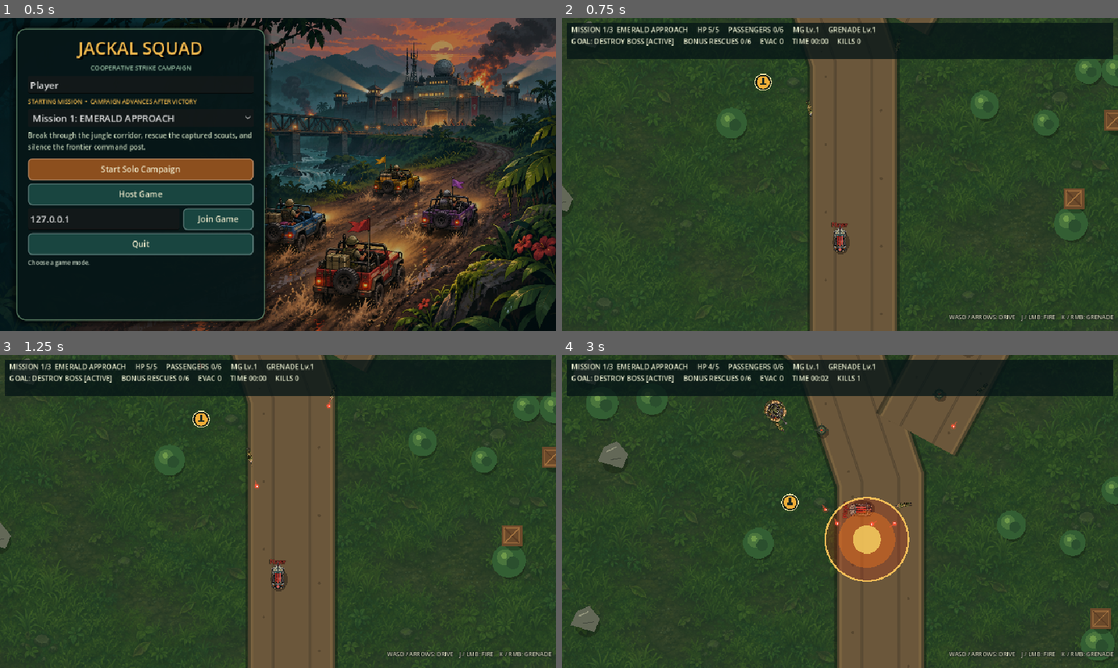
Above: before the commit, frames 1-4 (two rows, left to right).
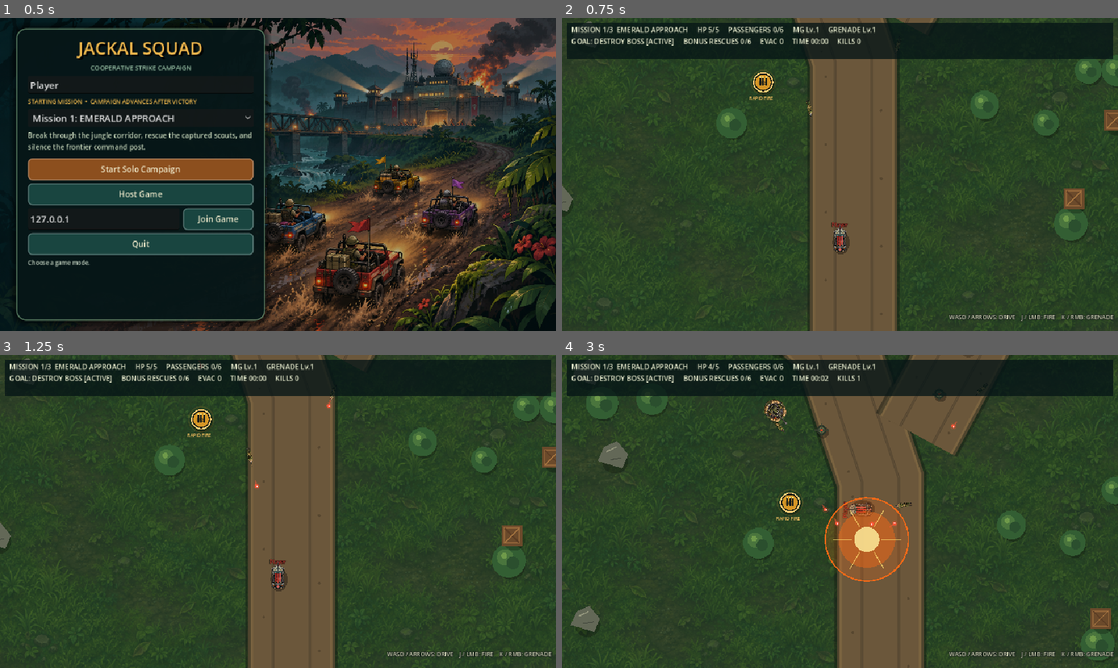
Above: after the commit, the same moments.

Repository: Brolton/Jackal-Squad
Game: Godot game, scene res://scenes/main.tscn
The game is run twice, just before and just after one commit, with the same random seed, the same clock (stepped at 60 frames per second) and the same inputs.
Inputs (mouse positions are in pixels of both pictures, inside the frame that each line leads up to):
- Up to frame 1 (0.5 s): no input
- Up to frame 2 (0.75 s): click "Start Solo Campaign" at 0.5 s
- Up to frame 3 (1.25 s): no input
- Up to frame 4 (3 s): tap Enter at 1.25 s; move the mouse to (812, 574) at 1.27 s; hold J (fire_primary) 1.28-2.03 s; hold W (move_up) 1.28-2.78 s; click (812, 574) at 1.42 s; tap Space at 1.52, 2.27 s; move the mouse to (1006, 558) at 2.02 s; tap K (fire_secondary) at 2.1 s; move the mouse to (673, 464) at 2.77 s; hold A (move_left) from 2.78 s (still down); tap Ctrl at 2.85 s

Frame 1 is identical in both runs. In frame 2, 0.3% of the frame differs, in the area x 33-39%, y 16-27%; in frame 3, 0.3%; in frame 4, 1.0%, in the area x 38-63%, y 42-73%.

Commit message:
Make weapon upgrades unmistakable

Diff:
--- a/scripts/audio_director.gd
+++ b/scripts/audio_director.gd
@@ -65,7 +65,7 @@
 		"music_seconds": float(MUSIC_BEATS) * BEAT_SECONDS,
 		"music_samples": int(float(MUSIC_BEATS) * BEAT_SECONDS * SAMPLE_RATE),
 		"tempo_bpm": 148,
-		"sfx": [&"shot", &"enemy_shot", &"grenade_throw", &"explosion", &"pickup", &"hit", &"trample", &"soldier_death"],
+		"sfx": [&"shot", &"enemy_shot", &"grenade_throw", &"explosion", &"pickup", &"upgrade_gun", &"upgrade_blast", &"grenade_blast_0", &"grenade_blast_1", &"grenade_blast_2", &"grenade_blast_3", &"hit", &"trample", &"soldier_death"],
 		"engine_loop": true,
 	}
 
@@ -133,6 +133,12 @@
 		&"hit": 0.16,
 		&"trample": 0.22,
 		&"soldier_death": 0.44,
+		&"upgrade_gun": 0.42,
+		&"upgrade_blast": 0.48,
+		&"grenade_blast_0": 0.48,
+		&"grenade_blast_1": 0.52,
+		&"grenade_blast_2": 0.56,
+		&"grenade_blast_3": 0.62,
 	}.get(kind, 0.20))
 	var sample_count := int(duration * SAMPLE_RATE)
 	var bytes := PackedByteArray()
@@ -156,6 +162,22 @@
 				var notes: Array[int] = [72, 76, 79, 84]
 				var note: int = notes[mini(notes.size() - 1, int(progress * notes.size()))]
 				sample = _square(time, _midi_frequency(note), 0.28) * 0.24
+			&"upgrade_gun":
+				var gun_notes: Array[int] = [67, 72, 76, 79, 84]
+				var gun_note: int = gun_notes[mini(gun_notes.size() - 1, int(progress * gun_notes.size()))]
+				sample = _square(time, _midi_frequency(gun_note), 0.22) * 0.27 + _triangle(time, _midi_frequency(gun_note - 12)) * 0.10
+			&"upgrade_blast":
+				var blast_notes: Array[int] = [52, 59, 64, 71]
+				var blast_note: int = blast_notes[mini(blast_notes.size() - 1, int(progress * blast_notes.size()))]
+				sample = _square(time, _midi_frequency(blast_note), 0.38) * 0.25 + sin(TAU * _midi_frequency(blast_note + 12) * time) * 0.12
+			&"grenade_blast_0", &"grenade_blast_1", &"grenade_blast_2", &"grenade_blast_3":
+				var blast_level := String(kind).right(1).to_int()
+				var boom_frequency := lerpf(86.0 + blast_level * 16.0, 31.0, progress)
+				sample = noise * (0.42 + blast_level * 0.035) + sin(TAU * boom_frequency * time) * 0.30
+				if blast_level >= 1:
+					sample += _square(time, 180.0 + blast_level * 70.0, 0.18) * 0.08
+				if blast_level >= 3:
+					sample += sin(TAU * 720.0 * time) * pow(1.0 - progress, 4.0) * 0.10
 			&"hit":
 				sample = noise * 0.35 + _square(time, 120.0, 0.5) * 0.18
 			&"trample":
@@ -207,6 +229,9 @@
 		&"grenade_throw": return -10.0
 		&"explosion": return -7.0
 		&"pickup": return -8.0
+		&"upgrade_gun": return -5.0
+		&"upgrade_blast": return -5.0
+		&"grenade_blast_0", &"grenade_blast_1", &"grenade_blast_2", &"grenade_blast_3": return -6.0
 		&"hit": return -9.0
 		&"trample": return -11.0
 		&"soldier_death": return -7.0
--- a/scripts/grenade.gd
+++ b/scripts/grenade.gd
@@ -5,6 +5,7 @@
 var direction := Vector2.UP
 var shooter: Node2D
 var visual_only := false
+var upgrade_level := 0
 var _age := 0.0
 var _exploded := false
 var _animation_left := 0.22
@@ -21,13 +22,15 @@
 	travel_direction: Vector2,
 	source: Node2D,
 	cosmetic_only: bool = false,
-	blast_range: float = 92.0
+	blast_range: float = 92.0,
+	visual_upgrade_level: int = 0
 ) -> void:
 	position = spawn_position
 	direction = travel_direction.normalized()
 	shooter = source
 	visual_only = cosmetic_only
 	blast_radius = blast_range
+	upgrade_level = clampi(visual_upgrade_level, 0, 3)
 	collision_layer = 0
 	collision_mask = 0 if visual_only else 69
 
@@ -52,7 +55,7 @@
 	if _exploded:
 		return
 	_exploded = true
-	AudioDirector.play_sfx(&"explosion")
+	AudioDirector.play_sfx(StringName("grenade_blast_%d" % upgrade_level))
 	_collision_shape.set_deferred("disabled", true)
 	monitoring = false
 
@@ -86,10 +89,17 @@
 
 func _draw() -> void:
 	if _exploded:
-		draw_circle(Vector2.ZERO, blast_radius, Color(0.82, 0.16, 0.05, 0.22))
-		draw_circle(Vector2.ZERO, blast_radius * 0.68, Color(1.0, 0.48, 0.10, 0.38))
-		draw_circle(Vector2.ZERO, blast_radius * 0.34, Color(1.0, 0.88, 0.42, 0.72))
-		draw_arc(Vector2.ZERO, blast_radius, 0.0, TAU, 48, Color(1.0, 0.79, 0.36, 0.9), 4.0)
+		var blast_colors := [Color(1.0, 0.42, 0.08), Color(1.0, 0.72, 0.12), Color(1.0, 0.28, 0.10), Color(0.34, 0.86, 1.0)]
+		var color: Color = blast_colors[upgrade_level]
+		draw_circle(Vector2.ZERO, blast_radius, Color(color.r, color.g, color.b, 0.20))
+		draw_circle(Vector2.ZERO, blast_radius * 0.68, Color(color.r, color.g, color.b, 0.42))
+		draw_circle(Vector2.ZERO, blast_radius * 0.30, Color(1.0, 0.94, 0.62, 0.82))
+		for ring in range(1 + upgrade_level):
+			var ring_radius := blast_radius * (1.0 - float(ring) * 0.17)
+			draw_arc(Vector2.ZERO, ring_radius, 0.0, TAU, 48, Color(color.r, color.g, color.b, 0.92 - ring * 0.16), 3.0 + upgrade_level)
+		for spark in range(6 + upgrade_level * 3):
+			var direction := Vector2.from_angle(TAU * float(spark) / float(6 + upgrade_level * 3))
+			draw_line(direction * blast_radius * 0.35, direction * blast_radius * 0.82, Color(1.0, 0.88, 0.44, 0.70), 2.0)
 	else:
-		draw_circle(Vector2.ZERO, 7.0, Color(0.48, 0.54, 0.25))
+		draw_circle(Vector2.ZERO, 7.0 + upgrade_level, Color(0.32, 0.58 + upgrade_level * 0.08, 0.34 + upgrade_level * 0.12))
 		draw_circle(Vector2(-2.0, -2.0), 2.0, Color(0.86, 0.84, 0.57))
--- a/scripts/network_session.gd
+++ b/scripts/network_session.gd
@@ -236,18 +236,19 @@
 	direction: Vector2,
 	hostile: bool,
 	damage: int,
-	speed: float
+	speed: float,
+	visual_level: int = 0
 ) -> void:
 	if not is_networked or not is_host:
 		return
 	for peer_id in connected_peer_ids():
-		rpc_id(peer_id, "rpc_show_projectile", spawn_position, direction, hostile, damage, speed)
-
-func spawn_grenade_visual(spawn_position: Vector2, direction: Vector2, blast_radius: float) -> void:
+		rpc_id(peer_id, "rpc_show_projectile", spawn_position, direction, hostile, damage, speed, visual_level)
+
+func spawn_grenade_visual(spawn_position: Vector2, direction: Vector2, blast_radius: float, visual_level: int = 0) -> void:
 	if not is_networked or not is_host:
 		return
 	for peer_id in connected_peer_ids():
-		rpc_id(peer_id, "rpc_show_grenade", spawn_position, direction, blast_radius)
+		rpc_id(peer_id, "rpc_show_grenade", spawn_position, direction, blast_radius, visual_level)
 
 @rpc("any_peer", "call_remote", "reliable")
 func rpc_register_player(requested_nickname: String) -> void:
@@ -298,21 +299,22 @@
 	direction: Vector2,
 	hostile: bool,
 	damage: int,
-	speed: float
+	speed: float,
+	visual_level: int
 ) -> void:
 	if is_host or get_tree().current_scene == null:
 		return
 	var projectile := PROJECTILE_SCENE.instantiate()
-	projectile.configure(spawn_position, direction, null, hostile, damage, speed, false)
+	projectile.configure(spawn_position, direction, null, hostile, damage, speed, false, visual_level)
 	get_tree().current_scene.add_child(projectile)
 	AudioDirector.play_sfx(&"enemy_shot" if hostile else &"shot")
 
 @rpc("authority", "call_remote", "unreliable")
-func rpc_show_grenade(spawn_position: Vector2, direction: Vector2, blast_radius: float) -> void:
+func rpc_show_grenade(spawn_position: Vector2, direction: Vector2, blast_radius: float, visual_level: int) -> void:
 	if is_host or get_tree().current_scene == null:
 		return
 	var grenade := GRENADE_SCENE.instantiate()
-	grenade.configure(spawn_position, direction, null, true, blast_radius)
+	grenade.configure(spawn_position, direction, null, true, blast_radius, visual_level)
 	get_tree().current_scene.add_child(grenade)
 	AudioDirector.play_sfx(&"grenade_throw")
 
@@ -328,7 +330,7 @@
 		return
 	var pickup := get_tree().current_scene.get_node_or_null(pickup_name)
 	if pickup != null:
-		AudioDirector.play_sfx(&"pickup")
+		AudioDirector.play_sfx(&"upgrade_gun" if pickup_name.begins_with("Primary") else &"upgrade_blast")
 		pickup.queue_free()
 
 @rpc("authority", "call_remote", "reliable")
--- a/scripts/player_jeep.gd
+++ b/scripts/player_jeep.gd
@@ -51,6 +51,8 @@
 var _hit_flash := 0.0
 var _camera_trauma := 0.0
 var _engine_audio: AudioStreamPlayer
+var _upgrade_flash_time := 0.0
+var _last_upgrade_type: StringName = &""
 
 @onready var _collision_shape: CollisionShape2D = $CollisionShape2D
 @onready var _camera: Camera2D = $Camera2D
@@ -206,6 +208,8 @@
 		primary_upgrade_level != received_primary_level
 		or secondary_upgrade_level != received_secondary_level
 	):
+		_last_upgrade_type = &"primary" if received_primary_level > primary_upgrade_level else &"secondary"
+		_upgrade_flash_time = 1.25
 		primary_upgrade_level = received_primary_level
 		secondary_upgrade_level = received_secondary_level
 		weapon_upgrades_changed.emit(primary_upgrade_level, secondary_upgrade_level)
@@ -271,6 +275,8 @@
 		_:
 			return false
 	weapon_upgrades_changed.emit(primary_upgrade_level, secondary_upgrade_level)
+	_last_upgrade_type = upgrade_type
+	_upgrade_flash_time = 1.25
 	queue_redraw()
 	return true
 
@@ -280,6 +286,9 @@
 		"rocket_pods": secondary_upgrade_level,
 		"primary_pips": primary_upgrade_level,
 		"secondary_pips": secondary_upgrade_level,
+		"projectile_style": primary_upgrade_level,
+		"blast_style": secondary_upgrade_level,
+		"pickup_flash": _last_upgrade_type,
 	}
 
 func try_add_passenger() -> bool:
@@ -334,7 +343,9 @@
 		self,
 		false,
 		projectile_damage,
-		projectile_speed
+		projectile_speed,
+		true,
+		primary_upgrade_level
 	)
 	get_tree().current_scene.add_child(projectile)
 	NetworkSession.spawn_projectile_visual(
@@ -342,7 +353,8 @@
 		facing,
 		false,
 		projectile_damage,
-		projectile_speed
+		projectile_speed,
+		primary_upgrade_level
 	)
 
 func _fire_secondary() -> void:
@@ -352,12 +364,13 @@
 	AudioDirector.play_sfx(&"grenade_throw")
 	var upgraded_blast_radius := 92.0 + float(secondary_upgrade_level) * 12.0
 	var grenade := GRENADE_SCENE.instantiate()
-	grenade.configure(global_position + facing * 24.0, facing, self, false, upgraded_blast_radius)
+	grenade.configure(global_position + facing * 24.0, facing, self, false, upgraded_blast_radius, secondary_upgrade_level)
 	get_tree().current_scene.add_child(grenade)
 	NetworkSession.spawn_grenade_visual(
 		global_position + facing * 24.0,
 		facing,
-		upgraded_blast_radius
+		upgraded_blast_radius,
+		secondary_upgrade_level
 	)
 
 func _respawn() -> void:
@@ -388,6 +401,11 @@
 	draw_line(Vector2(5, -10), Vector2(5, 10), player_color.lightened(0.18), 3.0)
 	draw_circle(Vector2(0, 20), 2.2, player_color.lightened(0.22))
 	_draw_weapon_upgrades()
+	if _upgrade_flash_time > 0.0:
+		var flash_progress := _upgrade_flash_time / 1.25
+		var flash_color := Color(1.0, 0.72, 0.18) if _last_upgrade_type == &"primary" else Color(0.24, 0.84, 1.0)
+		draw_arc(Vector2.ZERO, 34.0 + (1.0 - flash_progress) * 22.0, 0.0, TAU, 40, Color(flash_color.r, flash_color.g, flash_color.b, flash_progress), 3.0)
+		draw_string(ThemeDB.fallback_font, Vector2(-22, -45), "MG UP!" if _last_upgrade_type == &"primary" else "BLAST UP!", HORIZONTAL_ALIGNMENT_LEFT, -1, 11, flash_color)
 
 func _draw_weapon_upgrades() -> void:
 	var steel := Color(0.23, 0.27, 0.27)
@@ -400,9 +418,9 @@
 	for pod_index in range(secondary_upgrade_level):
 		var side := -1.0 if pod_index % 2 == 0 else 1.0
 		var row := int(pod_index / 2)
-		var pod_center := Vector2(side * 17.0, -3.0 + row * 9.0)
-		draw_rect(Rect2(pod_center - Vector2(3.5, 6), Vector2(7, 12)), Color(0.16, 0.20, 0.18), true)
-		draw_rect(Rect2(pod_center - Vector2(3.5, 6), Vector2(7, 12)), Color(0.44, 0.50, 0.42), false, 1.0)
+		var pod_center := Vector2(side * 18.0, -5.0 + row * 10.0)
+		draw_rect(Rect2(pod_center - Vector2(4.5, 7), Vector2(9, 14)), Color(0.12, 0.17, 0.16), true)
+		draw_rect(Rect2(pod_center - Vector2(4.5, 7), Vector2(9, 14)), Color(0.25, 0.78, 0.92), false, 1.5)
 		for tube_y in [-4.0, 0.0, 4.0]:
 			draw_circle(pod_center + Vector2(0, tube_y), 1.6, Color(0.82, 0.38, 0.16))
 	for pip in range(primary_upgrade_level):
@@ -418,6 +436,9 @@
 	draw_colored_polygon(points, color)
 
 func _update_feedback(delta: float) -> void:
+	if _upgrade_flash_time > 0.0:
+		_upgrade_flash_time = maxf(0.0, _upgrade_flash_time - delta)
+		queue_redraw()
 	if _engine_audio != null:
 		var speed_ratio := clampf(velocity.length() / maximum_speed, 0.0, 1.0)
 		_engine_audio.pitch_scale = lerpf(0.82, 1.34, speed_ratio)
--- a/scripts/projectile.gd
+++ b/scripts/projectile.gd
@@ -6,6 +6,7 @@
 var speed := 600.0
 var hostile := false
 var visual_only := false
+var visual_level := 0
 var _remaining_lifetime := 2.4
 var _projectile_color := Color(1.0, 0.83, 0.40)
 
@@ -21,18 +22,23 @@
 	is_hostile: bool,
 	attack_damage: int,
 	travel_speed: float,
-	authoritative: bool = true
+	authoritative: bool = true,
+	upgrade_level: int = 0
 ) -> void:
 	position = spawn_position
 	direction = travel_direction.normalized()
 	shooter = source
 	hostile = is_hostile
 	visual_only = not authoritative
+	visual_level = clampi(upgrade_level, 0, 3)
 	damage = attack_damage
 	speed = travel_speed
 	collision_layer = (16 if hostile else 8) if authoritative else 0
 	collision_mask = (3 if hostile else 69) if authoritative else 0
-	_projectile_color = Color(1.0, 0.34, 0.22) if hostile else Color(1.0, 0.83, 0.40)
+	if hostile:
+		_projectile_color = Color(1.0, 0.34, 0.22)
+	else:
+		_projectile_color = [Color(1.0, 0.83, 0.40), Color(0.40, 0.94, 1.0), Color(0.62, 0.80, 1.0), Color(0.94, 0.96, 1.0)][visual_level]
 	rotation = direction.angle() + PI * 0.5
 
 func _physics_process(delta: float) -> void:
@@ -59,7 +65,10 @@
 	queue_free()
 
 func _draw() -> void:
-	draw_circle(Vector2.ZERO, 7.0, Color(_projectile_color.r, _projectile_color.g, _projectile_color.b, 0.18))
-	draw_circle(Vector2.ZERO, 4.0, _projectile_color)
+	var core_radius := 4.0 + float(visual_level) * 0.8
+	draw_circle(Vector2.ZERO, 7.0 + float(visual_level) * 2.0, Color(_projectile_color.r, _projectile_color.g, _projectile_color.b, 0.18 + visual_level * 0.04))
+	draw_circle(Vector2.ZERO, core_radius, _projectile_color)
 	draw_circle(Vector2(-1.0, -1.0), 1.5, Color.WHITE)
-	draw_line(Vector2(0.0, 3.0), Vector2(0.0, 13.0), Color(_projectile_color.r, _projectile_color.g, _projectile_color.b, 0.45), 3.0)
+	draw_line(Vector2(0.0, 3.0), Vector2(0.0, 13.0 + visual_level * 5.0), Color(_projectile_color.r, _projectile_color.g, _projectile_color.b, 0.45 + visual_level * 0.10), 3.0 + visual_level)
+	if visual_level >= 2:
+		draw_line(Vector2(-3.0, 5.0), Vector2(-3.0, 13.0 + visual_level * 3.0), Color(_projectile_color.r, _projectile_color.g, _projectile_color.b, 0.32), 1.5)
--- a/scripts/weapon_upgrade.gd
+++ b/scripts/weapon_upgrade.gd
@@ -1,6 +1,7 @@
 extends Area2D
 
 var upgrade_type: StringName = &"primary"
+var _pulse := 0.0
 
 func configure(kind: StringName) -> void:
 	upgrade_type = kind
@@ -13,6 +14,10 @@
 	add_to_group("weapon_upgrades")
 	queue_redraw()
 
+func _process(delta: float) -> void:
+	_pulse = fposmod(_pulse + delta * 3.2, TAU)
+	queue_redraw()
+
 func _on_body_entered(body: Node2D) -> void:
 	if NetworkSession.is_networked and not multiplayer.is_server():
 		return
@@ -20,19 +25,37 @@
 		return
 	if not bool(body.call("apply_weapon_upgrade", upgrade_type)):
 		return
-	AudioDirector.play_sfx(&"pickup")
+	AudioDirector.play_sfx(&"upgrade_gun" if upgrade_type == &"primary" else &"upgrade_blast")
 	if NetworkSession.is_networked:
 		NetworkSession.replicate_upgrade_pickup_collected(name)
 	queue_free()
 
 func _draw() -> void:
-	var color := Color(0.94, 0.68, 0.22) if upgrade_type == &"primary" else Color(0.35, 0.72, 0.82)
-	draw_circle(Vector2.ZERO, 18.0, Color(0.07, 0.09, 0.07, 0.86))
-	draw_circle(Vector2.ZERO, 14.0, color)
-	draw_arc(Vector2.ZERO, 18.0, 0.0, TAU, 32, Color(0.92, 0.88, 0.65), 2.0)
-	if upgrade_type == &"primary":
-		draw_rect(Rect2(-3.0, -10.0, 6.0, 16.0), Color(0.12, 0.16, 0.13))
-		draw_rect(Rect2(-7.0, 1.0, 14.0, 5.0), Color(0.12, 0.16, 0.13))
+	var primary := upgrade_type == &"primary"
+	var color := Color(1.0, 0.70, 0.18) if primary else Color(0.25, 0.82, 1.0)
+	var pulse_radius := 25.0 + sin(_pulse) * 3.0
+	draw_circle(Vector2(2, 5), 24.0, Color(0.0, 0.0, 0.0, 0.34))
+	draw_circle(Vector2.ZERO, pulse_radius, Color(color.r, color.g, color.b, 0.12), false, 3.0)
+	draw_circle(Vector2.ZERO, 21.0, Color(0.04, 0.08, 0.08, 0.94))
+	draw_circle(Vector2.ZERO, 17.0, color.darkened(0.16))
+	draw_arc(Vector2.ZERO, 21.0, 0.0, TAU, 32, color.lightened(0.35), 3.0)
+	if primary:
+		for x in [-6.0, 0.0, 6.0]:
+			draw_line(Vector2(x, 7), Vector2(x, -11), Color(0.09, 0.12, 0.11), 4.0)
+			draw_circle(Vector2(x, -11), 2.0, Color(1.0, 0.92, 0.52))
+		draw_string(ThemeDB.fallback_font, Vector2(-10, 5), "MG", HORIZONTAL_ALIGNMENT_LEFT, -1, 10, Color(0.10, 0.10, 0.08))
+		draw_string(ThemeDB.fallback_font, Vector2(-31, 39), "RAPID FIRE", HORIZONTAL_ALIGNMENT_LEFT, -1, 10, color.lightened(0.25))
 	else:
-		draw_circle(Vector2.ZERO, 6.0, Color(0.12, 0.16, 0.13))
-		draw_circle(Vector2.ZERO, 2.5, color.lightened(0.3))
+		draw_circle(Vector2.ZERO, 8.0, Color(0.10, 0.14, 0.13))
+		draw_circle(Vector2(-2, -2), 3.0, color.lightened(0.35))
+		draw_line(Vector2(4, -7), Vector2(9, -13), Color(0.92, 0.58, 0.20), 2.0)
+		for radius in [12.0, 16.0]:
+			draw_arc(Vector2.ZERO, radius, -0.7, 0.7, 10, Color(0.78, 0.94, 1.0, 0.78), 2.0)
+		draw_string(ThemeDB.fallback_font, Vector2(-33, 39), "BIGGER BOOM", HORIZONTAL_ALIGNMENT_LEFT, -1, 10, color.lightened(0.25))
+
+func upgrade_visual_signature() -> Dictionary:
+	return {
+		"type": upgrade_type,
+		"label": "RAPID FIRE" if upgrade_type == &"primary" else "BIGGER BOOM",
+		"icon": "multi_barrel" if upgrade_type == &"primary" else "blast_rings",
+	}
--- a/tests/test_milestone3.gd
+++ b/tests/test_milestone3.gd
@@ -60,6 +60,8 @@
 		float(primary_shots[-1].get("speed")) > base_shot_speed,
 		"Machine-gun upgrades improve primary fire"
 	)
+	_check(int(primary_shots[-1].get("visual_level")) == 1, "Machine-gun upgrades visibly change bullets and trails")
+	_check(root.get_node("AudioDirector").get_node_or_null("SFX_upgrade_gun") != null, "Machine-gun pickup uses a dedicated sound")
 
 	var secondary_pickup: Node2D = game.get_node("SecondaryUpgrade01")
 	secondary_pickup.global_position = player.global_position
@@ -67,9 +69,13 @@
 	await physics_frame
 	await process_frame
 	_check(int(player.get("secondary_upgrade_level")) == 1, "Grenade upgrades belong to the collecting player")
+	_check(root.get_node("AudioDirector").get_node_or_null("SFX_upgrade_blast") != null, "Grenade pickup uses a different dedicated sound")
 	player.call("_fire_secondary")
 	var grenades := get_nodes_in_group("grenades")
 	_check(float(grenades[-1].get("blast_radius")) > 92.0, "Grenade upgrades increase blast radius")
+	_check(int(grenades[-1].get("upgrade_level")) == 1, "Grenade upgrades select a distinct explosion style")
+	grenades[-1].call("_explode")
+	_check(root.get_node("AudioDirector").get_node_or_null("SFX_grenade_blast_1") != null, "Upgraded grenades use a level-specific explosion sound")
 
 	_check(bool(player.call("apply_weapon_upgrade", &"primary")), "Weapon upgrades can stack")
 	_check(bool(player.call("apply_weapon_upgrade", &"primary")), "Weapon upgrades reach the maximum level")
--- a/tests/test_visual_presentation.gd
+++ b/tests/test_visual_presentation.gd
@@ -70,6 +70,21 @@
 	var upgraded_signature: Dictionary = player.call("weapon_visual_signature")
 	_check(int(upgraded_signature["barrels"]) > int(base_signature["barrels"]), "Primary upgrades add visible gun barrels")
 	_check(int(upgraded_signature["rocket_pods"]) > int(base_signature["rocket_pods"]), "Secondary upgrades add visible rocket pods")
+	_check(int(upgraded_signature["projectile_style"]) > int(base_signature["projectile_style"]), "Primary upgrades switch projectile presentation")
+	_check(int(upgraded_signature["blast_style"]) > int(base_signature["blast_style"]), "Secondary upgrades switch explosion presentation")
+	var pickup_scene: PackedScene = load("res://scenes/weapon_upgrade.tscn")
+	var gun_pickup: Node = pickup_scene.instantiate()
+	gun_pickup.call("configure", &"primary")
+	root.add_child(gun_pickup)
+	var blast_pickup: Node = pickup_scene.instantiate()
+	blast_pickup.call("configure", &"secondary")
+	root.add_child(blast_pickup)
+	var gun_signature: Dictionary = gun_pickup.call("upgrade_visual_signature")
+	var blast_signature: Dictionary = blast_pickup.call("upgrade_visual_signature")
+	_check(str(gun_signature["label"]) == "RAPID FIRE" and str(gun_signature["icon"]) == "multi_barrel", "Machine-gun pickup clearly names and depicts its effect")
+	_check(str(blast_signature["label"]) == "BIGGER BOOM" and str(blast_signature["icon"]) == "blast_rings", "Grenade pickup clearly names and depicts its effect")
+	gun_pickup.queue_free()
+	blast_pickup.queue_free()
 	_check(player.get_node_or_null("TrampleArea") != null, "Jeep has a dedicated infantry trample sensor")
 	game.queue_free()
 	await process_frame
Not shown, changed: TASKS.md
Not shown, changed: TESTING.md
